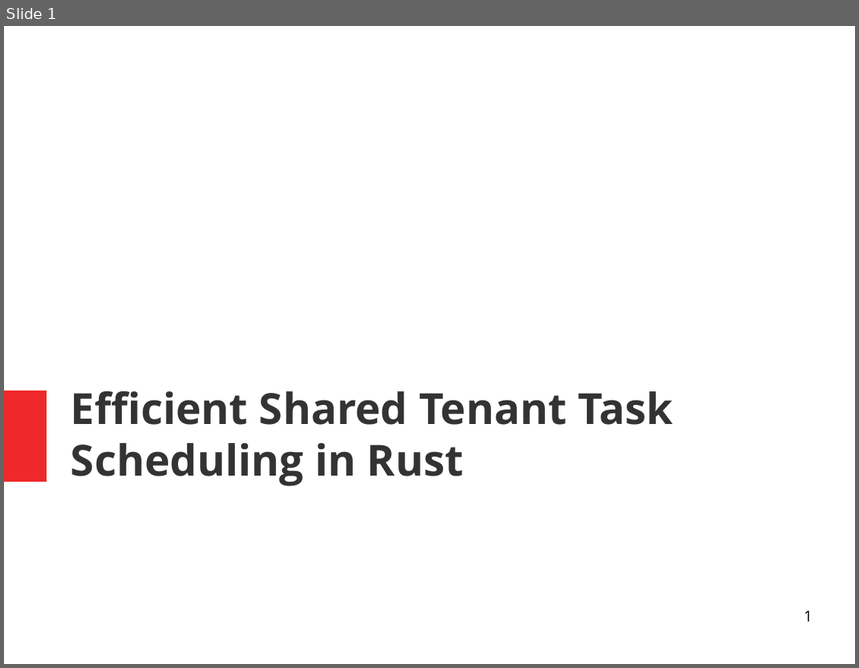
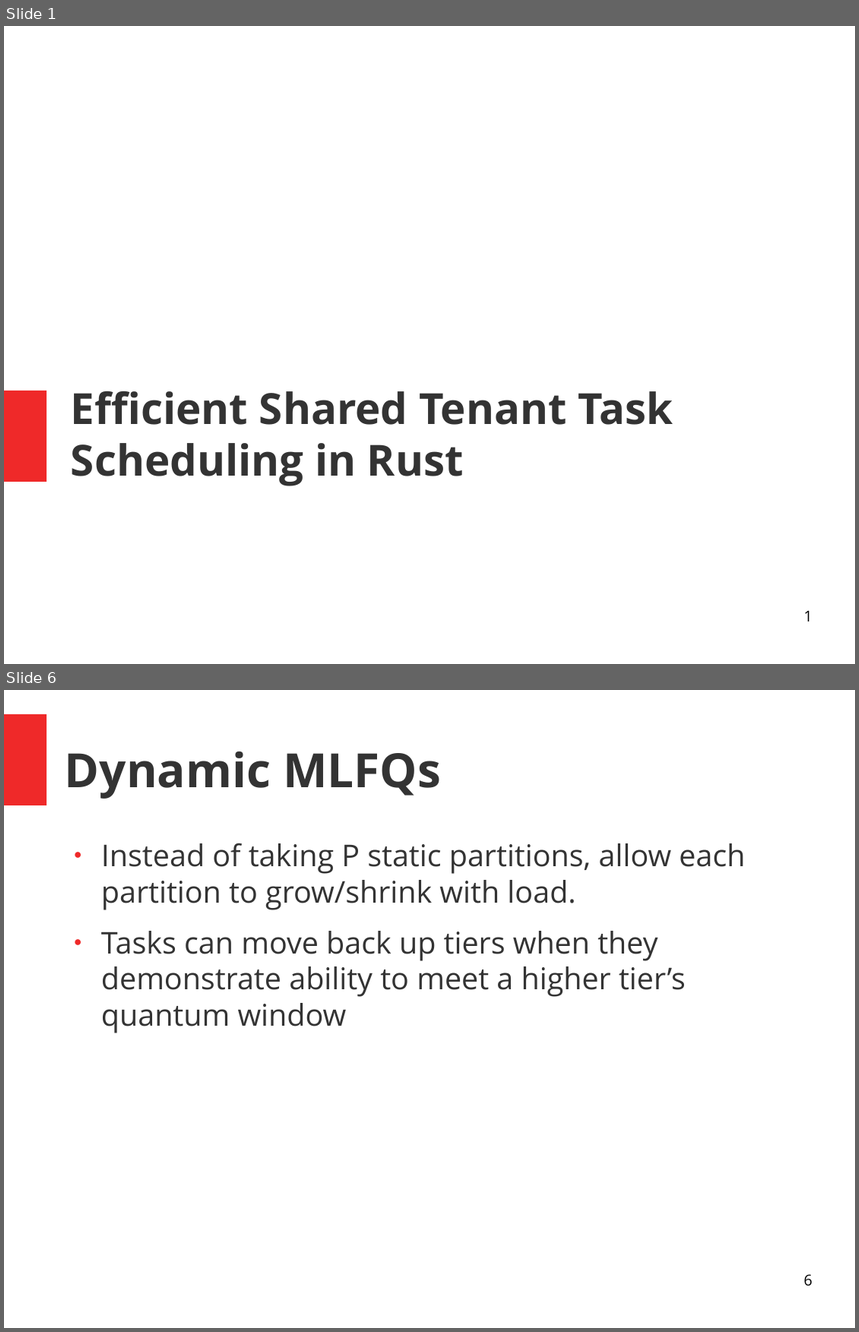
Before and after one commit to aaronlangford31/scheduler, a slide deck: docs/presentations/proj_background.odp. Shown one above the other, each under a label of ours: slide 1 before the commit, slides 1 and 6 after it; the slides between them are not shown. The pictures are 859x668 and 859x1332 pixels, drawn with LibreOffice and Linux fonts; fonts in the diff are those of the drawing. Boxes give left, top, right and bottom in pixels: in the first picture for what was removed or moved away, otherwise in the second. Text is boxed around its words. In the diff, an @@ line names an element or a change of style, - is before the commit and + after.

```diff
--- a/docs/presentations/proj_background.odp
+++ b/docs/presentations/proj_background.odp
@@ slide 6 added at [4, 690, 855, 1328], background #FFFFFF @@
@@ rectangle added at [4, 714, 47, 805], fill #EF2929 @@
@@ title added at [65, 752, 441, 799], 44 pt, text #333333, bold @@
+Dynamic MLFQs
@@ text added at [101, 843, 745, 1034], 28 pt, text #333333 @@
+● Instead of taking P static partitions, allow each partition to grow/shrink with load.
+● Tasks can move back up tiers when they demonstrate ability to meet a higher tier’s quantum window
@@ page number added at [804, 1274, 813, 1287], 14 pt, text #000000 @@
+6
```
Also in this commit, not shown: 3 slides changed, 5 other slides added, 1 slide removed, 1 other file.
